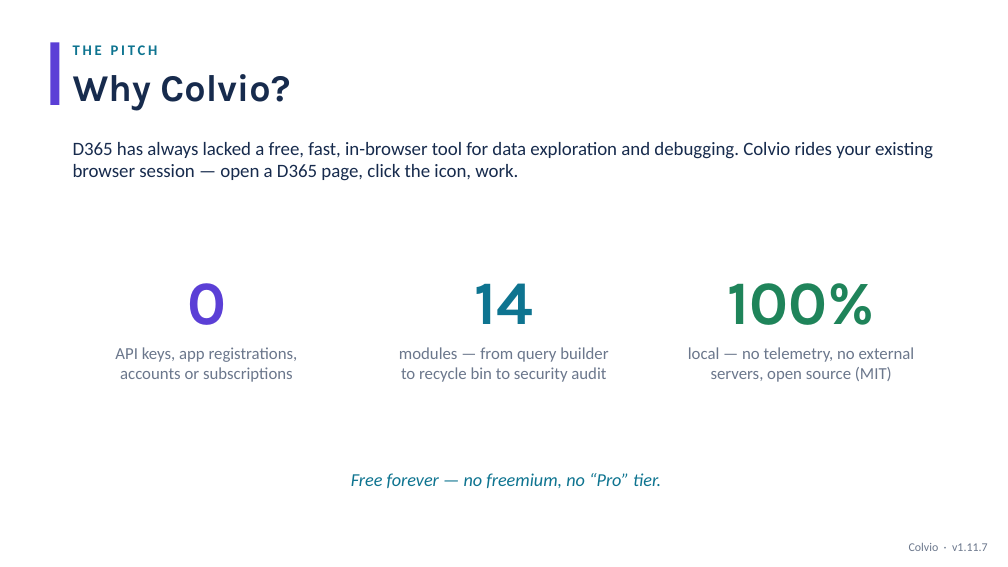
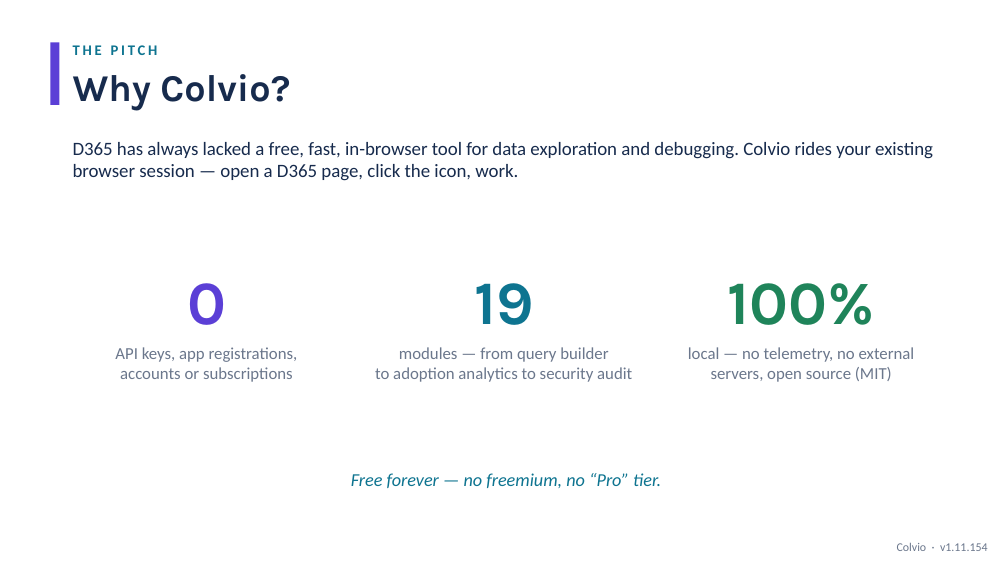
Before and after one commit to zmissoum/colvio, a slide deck: slide 2 of docs/Colvio_Walkthrough.pptx. Drawn at 1008x567 pixels with LibreOffice and Linux fonts; fonts in the diff are those of the drawing. Boxes give left, top, right and bottom in pixels: in the first picture for what was removed or moved away, otherwise in the second. Text is boxed around its words. In the diff, an @@ line names an element or a change of style, - is before the commit and + after.

```diff
--- a/docs/Colvio_Walkthrough.pptx
+++ b/docs/Colvio_Walkthrough.pptx
@@ text at <box>474,283,533,325</box>: text changed @@
-14
+19
@@ text at <box>375,367,632,382</box>: text changed @@
-to recycle bin to security audit
+to adoption analytics to security audit
@@ text at <box>897,543,988,551</box>: text changed @@
-Colvio · v1.11.7
+Colvio · v1.11.154
```
Also in this commit, not shown: 10 other slides changed, 15 other files.
